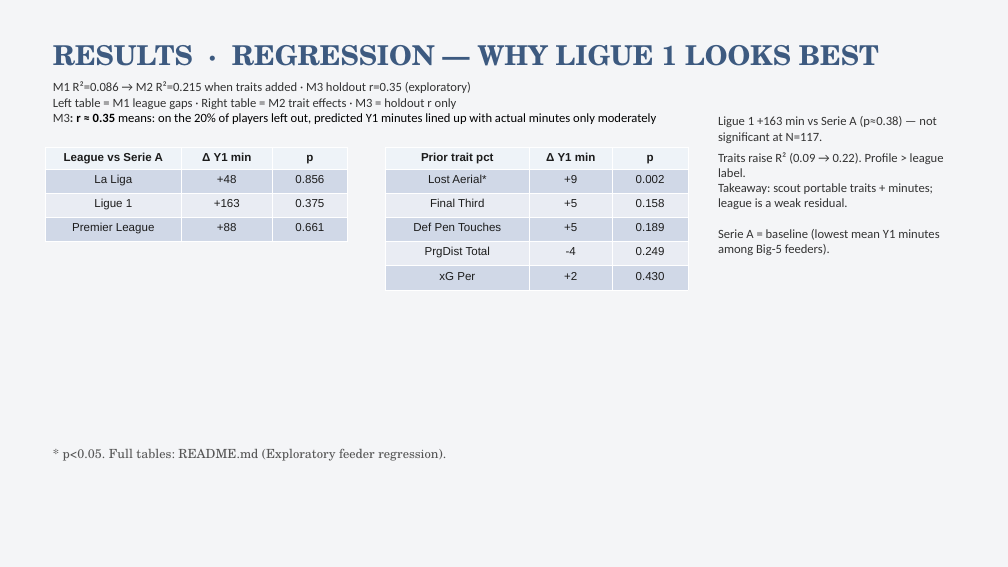
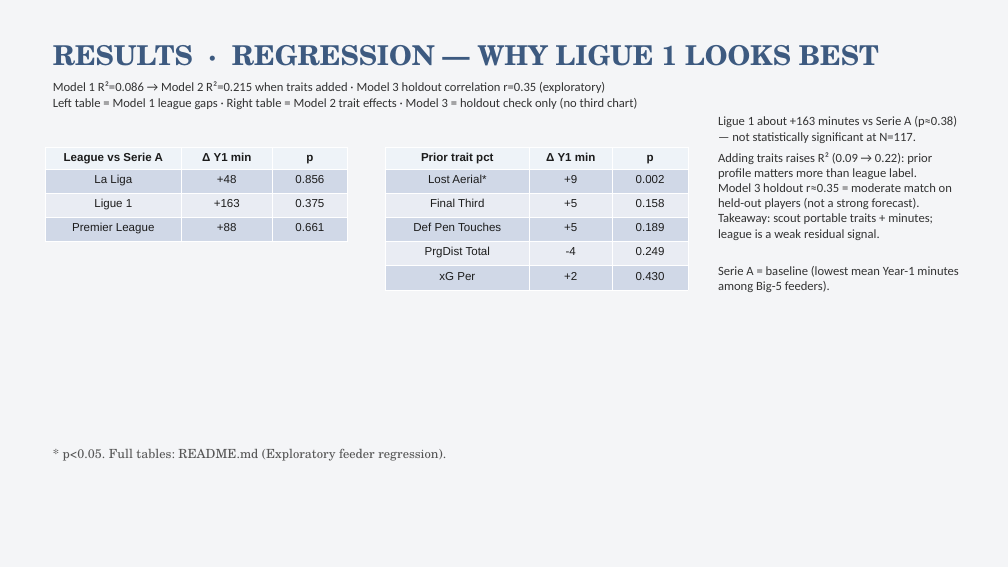
Before and after one commit to colbymorris08/bundesliga-transfer-traits, a slide deck: slide 18 of bundesliga_transfer_traits.pptx. Drawn at 1008x567 pixels with LibreOffice and Linux fonts; fonts in the diff are those of the drawing. Boxes give left, top, right and bottom in pixels: in the first picture for what was removed or moved away, otherwise in the second. Text is boxed around its words. In the diff, an @@ line names an element or a change of style, - is before the commit and + after.

```diff
--- a/bundesliga_transfer_traits.pptx
+++ b/bundesliga_transfer_traits.pptx
@@ text at [53, 81, 637, 109]: text changed @@
-M1 R²=0.086 → M2 R²=0.215 when traits added · M3 holdout r=0.35 (exploratory)
-Left table = M1 league gaps · Right table = M2 trait effects · M3 = holdout r only
-M3: r ≈ 0.35 means: on the 20% of players left out, predicted Y1 minutes lined up with actual minutes only moderately
+Model 1 R²=0.086 → Model 2 R²=0.215 when traits added · Model 3 holdout correlation r=0.35 (exploratory)
+Left table = Model 1 league gaps · Right table = Model 2 trait effects · Model 3 = holdout check only (no third chart)
@@ text at [718, 116, 958, 292]: text changed @@
-Ligue 1 +163 min vs Serie A (p≈0.38) — not significant at N=117.
-Traits raise R² (0.09 → 0.22). Profile > league label.
-Takeaway: scout portable traits + minutes; league is a weak residual.
-Serie A = baseline (lowest mean Y1 minutes among Big-5 feeders).
+Ligue 1 about +163 minutes vs Serie A (p≈0.38) — not statistically significant at N=117.
+Adding traits raises R² (0.09 → 0.22): prior profile matters more than league label.
+Model 3 holdout r≈0.35 = moderate match on held-out players (not a strong forecast).
+Takeaway: scout portable traits + minutes; league is a weak residual signal.
+Serie A = baseline (lowest mean Year-1 minutes among Big-5 feeders).
```
Also in this commit, not shown: 15 other slides changed, 1 slide added, 2 other files.
